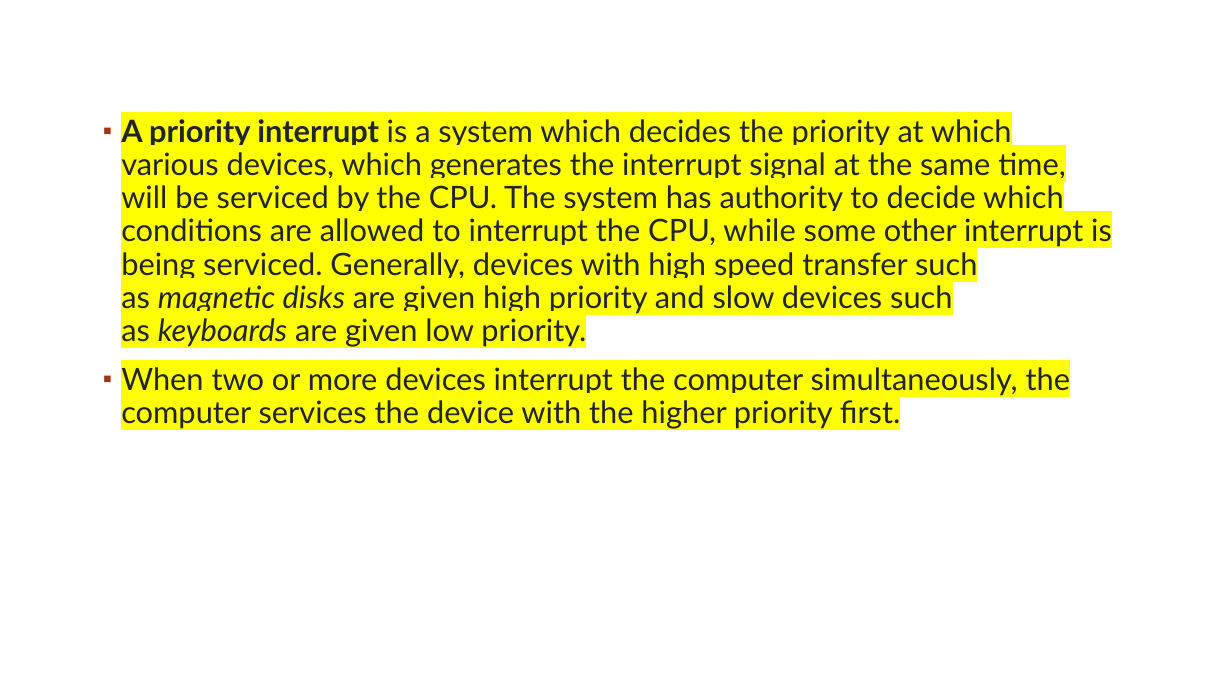
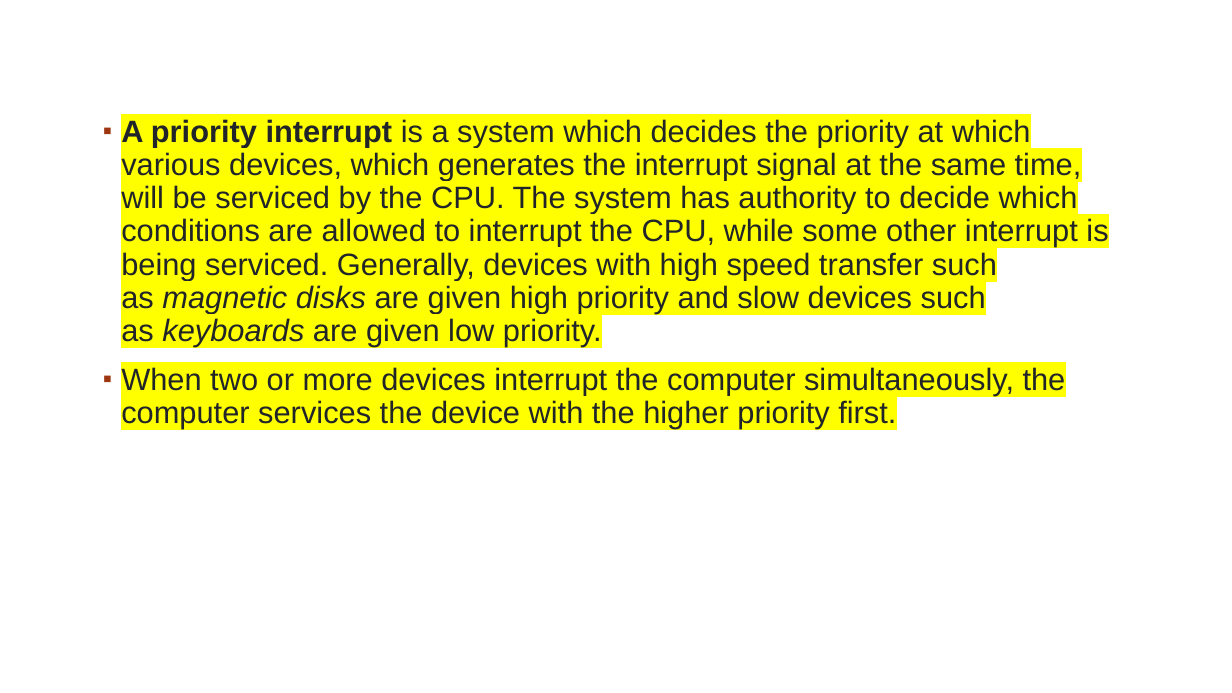
Before and after one commit to ReemasXY/College-Work, a slide deck: slide 29 of BIM_3rd_sem/MicroProcessor/unit 7 input output organisation.pptx. Drawn at 1232x693 pixels with LibreOffice and Linux fonts; fonts in the diff are those of the drawing; background and template pictures are left out. Boxes give left, top, right and bottom in pixels: in the first picture for what was removed or moved away, otherwise in the second. Text is boxed around its words. In the diff, an @@ line names an element or a change of style, - is before the commit and + after.

```diff
--- a/BIM_3rd_sem/MicroProcessor/unit 7 input output organisation.pptx
+++ b/BIM_3rd_sem/MicroProcessor/unit 7 input output organisation.pptx
@@ text "A priority interrupt is a ..." at [121,119,1108,429]: font Lato to Arial @@
```
Also in this commit, not shown: 5 other slides changed, 21 other files.
